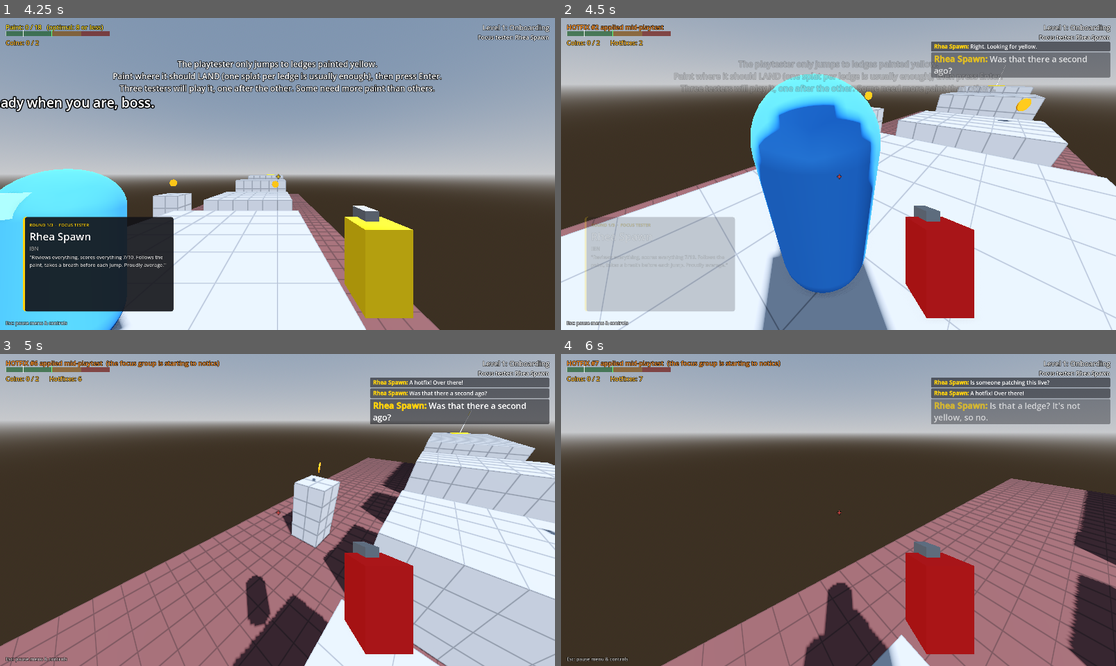
Above: before the commit, frames 1-4 (two rows, left to right).
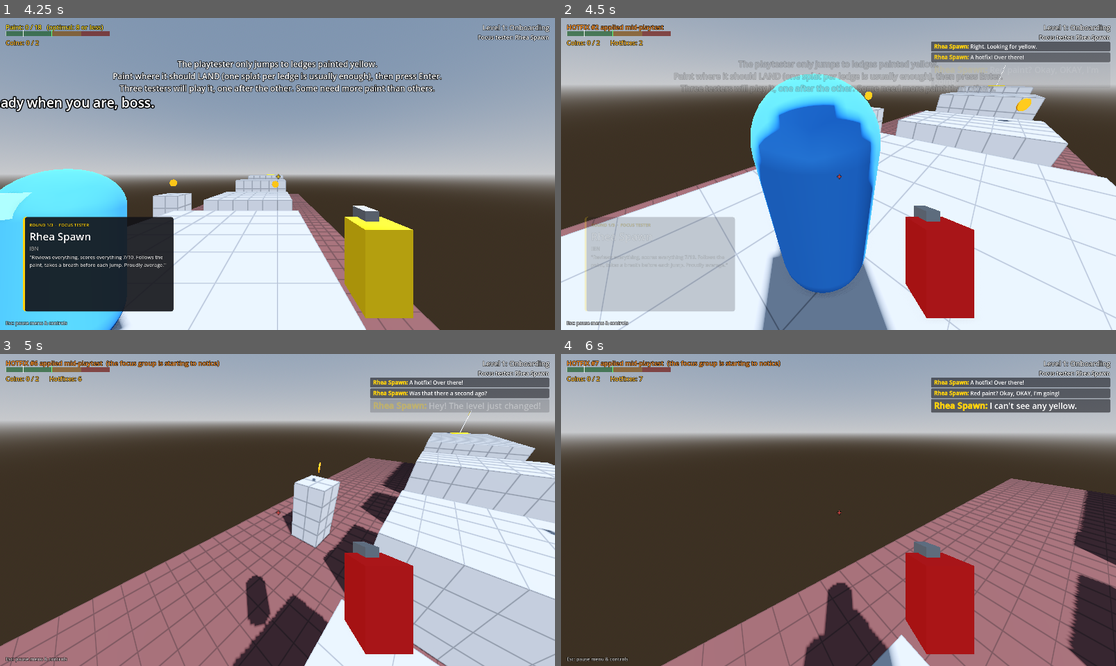
Above: after the commit, the same moments.

Repository: RSghr/yellow-paint
Game: Godot game, scene res://level_select.tscn
The game is run twice, just before and just after one commit, with the same random seed, the same clock (stepped at 60 frames per second) and the same inputs.
Inputs (mouse positions are in pixels of both pictures, inside the frame that each line leads up to):
- Up to frame 1 (4.25 s): click "Start" at 0.5 s; click "Start" at 1.25 s; click (22, 42) at 2.02 s; click "Accept & grab the paint" at 2.75 s; click "Start session" at 3.5 s
- Up to frame 2 (4.5 s): tap Enter (start_test) at 4.25 s; move the mouse to (832, 180) at 4.27 s; press the mouse at (832, 180) at 4.28 s; hold W (move_forward) from 4.28 s (still down)
- Up to frame 3 (5 s): keep holding W (move_forward); tap Space (jump) at 4.52 s
- Up to frame 4 (6 s): keep holding W (move_forward); move the mouse to (877, 513) at 5.02 s; release the mouse at (877, 513) at 5.03 s; tap Backspace (clear_paint) at 5.1 s; tap Space (jump) at 5.27 s; click (877, 513) at 5.3 s; move the mouse to (794, 506) at 5.77 s; hold Z (lock_mouse) from 5.78 s (still down)

Frame 1 is identical in both runs. In frame 2, 1.9% of the frame differs, in the area x 66-99%, y 11-20%; in frame 3, 2.6%; in frame 4, 2.7%, in the area x 66-99%, y 8-23%.

Commit message:
Fix: tester noticed paint before the playtest started
Perception ran while WAITING (with the idle head sweep), so splats painted in
view before Enter were already known. It now only perceives once the playtest
starts.

Co-Authored-By: Claude Opus 5.5 <noreply@anthropic.com>
Claude-Session: https://claude.ai/code/session_01W5jG8cMnz72ugdxaP4H6QQ

Diff:
--- a/runner.gd
+++ b/runner.gd
@@ -509,7 +509,7 @@
 		if _is_lost():
 			time_lost += delta
 
-	if state != State.DEAD:
+	if state not in [State.DEAD, State.WAITING]:  # Before Enter it's only idling: it doesn't take in the paint yet.
 		_perceive_timer += delta
 		if _perceive_timer >= PERCEPTION_INTERVAL:
 			if is_on_floor() and state not in [State.WAITING, State.JUMPING]:
